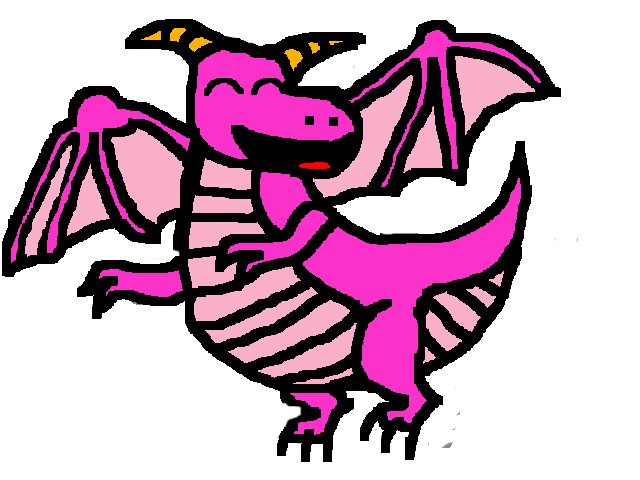
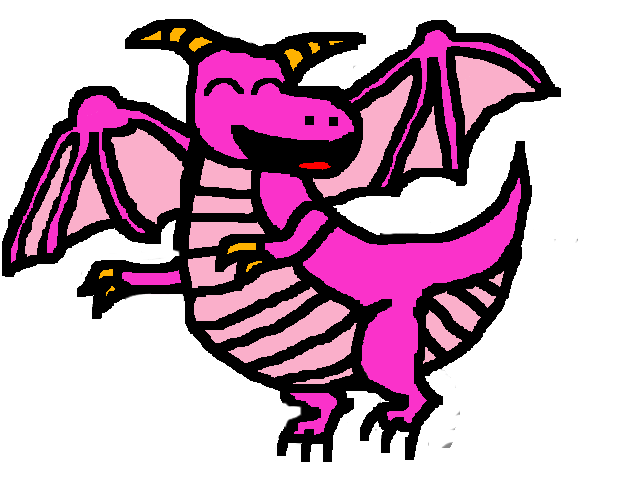
Revision of a layered w=640, h=480 image; what changed, layer by layer:
painted on "Layer" over [left=99, top=243, right=276, bottom=306]
